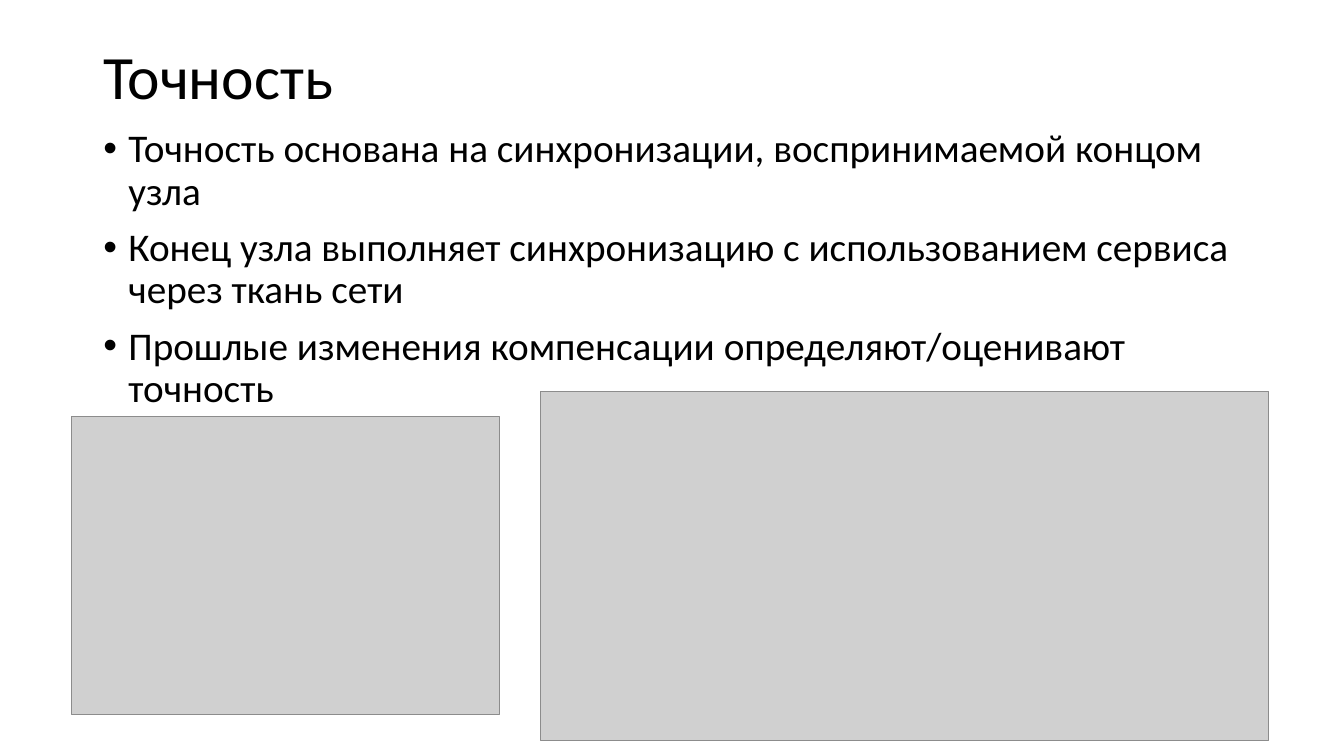
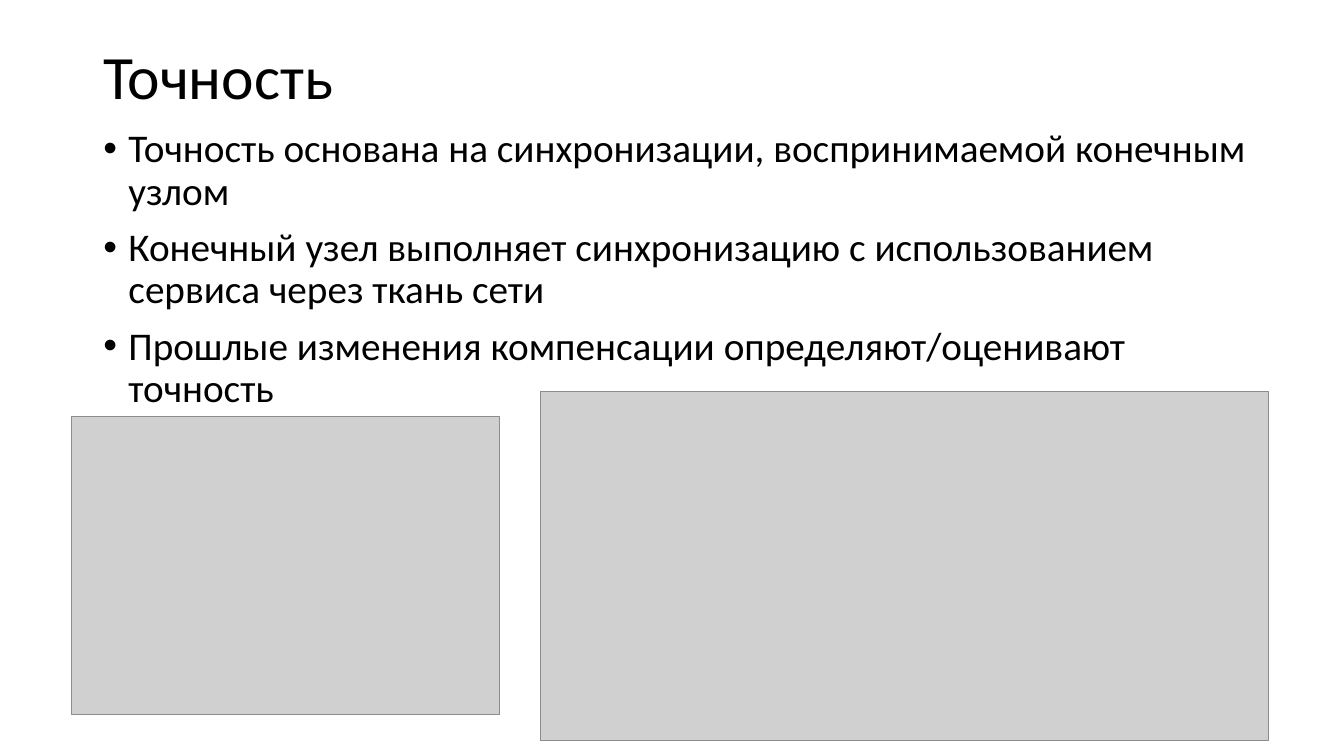
Before and after one commit to SiwaNetwork/QUANTUM, a slide deck: slide 6 of Time-Card/ДОКУМЕНТЫ/МАТЕРИАЛ СТАТЬИ/translator_ru_conholdate.app.pptx. Drawn at 1344x756 pixels with LibreOffice and Linux fonts; fonts in the diff are those of the drawing; grey boxes stand for pictures. Boxes give left, top, right and bottom in pixels: in the first picture for what was removed or moved away, otherwise in the second. Text is boxed around its words. In the diff, an @@ line names an element or a change of style, - is before the commit and + after.

```diff
--- a/Time-Card/ДОКУМЕНТЫ/МАТЕРИАЛ СТАТЬИ/translator_ru_conholdate.app.pptx
+++ b/Time-Card/ДОКУМЕНТЫ/МАТЕРИАЛ СТАТЬИ/translator_ru_conholdate.app.pptx
@@ text at <box>128,135,1245,310</box>: text changed @@
-• Точность основана на синхронизации, воспринимаемой концом узла
-• Конец узла выполняет синхронизацию с использованием сервиса через ткань сети
+• Точность основана на синхронизации, воспринимаемой конечным узлом
+• Конечный узел выполняет синхронизацию с использованием сервиса через ткань сети
```
Also in this commit, not shown: 9 other slides changed, 1 slide removed, 52 other files.
